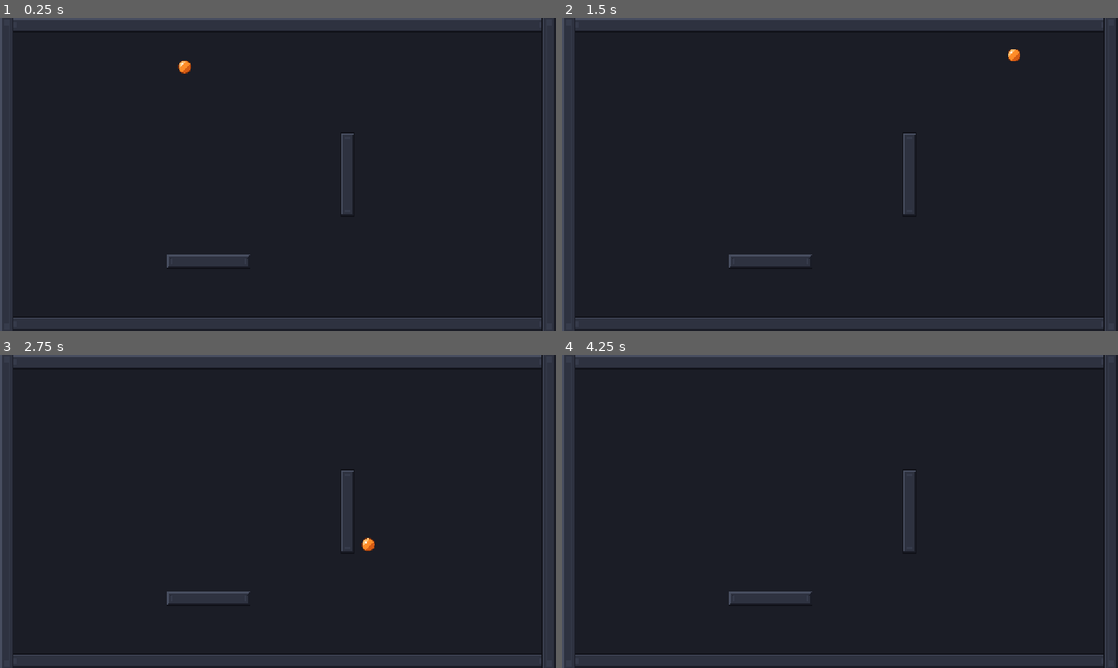
Above: before the commit, frames 1-4 (two rows, left to right).
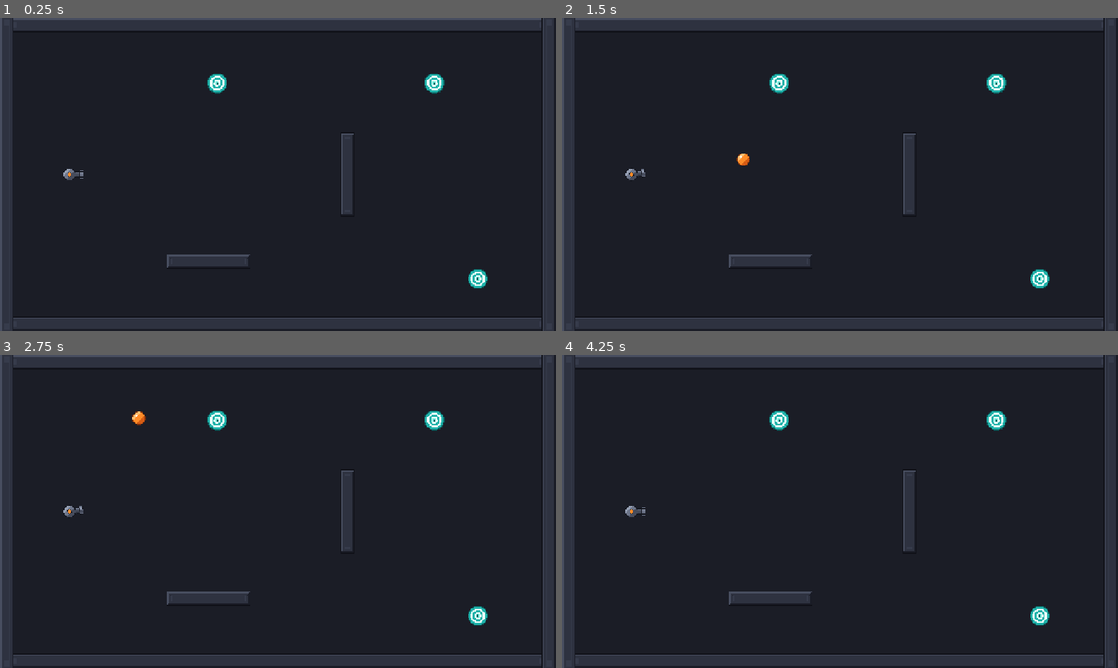
Above: after the commit, the same moments.

Repository: Manan-649/Sigma-Rebounders
Game: Godot game, scene res://scenes/test/test_level.tscn
Two runs of this game, one before a commit and one after it. Both use one fixed random seed, a clock stepped at 60 frames per second and the inputs below.
Inputs (mouse positions are in pixels of both pictures, inside the frame that each line leads up to):
- Up to frame 1 (0.25 s): no input
- Up to frame 2 (1.5 s): move the mouse to (962, 158) at 0.52 s; press the mouse at (962, 158) at 0.53 s; move the mouse to (728, 190) at 1.27 s; release the mouse at (728, 190) at 1.28 s; click (728, 190) at 1.35 s
- Up to frame 3 (2.75 s): move the mouse to (333, 442) at 2.02 s; press the mouse at (333, 442) at 2.03 s
- Up to frame 4 (4.25 s): move the mouse to (812, 574) at 2.77 s; release the mouse at (812, 574) at 2.78 s; click (812, 574) at 2.85 s; move the mouse to (1006, 558) at 3.52 s; press the mouse at (1006, 558) at 3.53 s; tap R (restart) at 4.15 s

The runs differ from the first frame. In frame 1, 0.7% of the frame differs, in the area x 11-88%, y 13-87%; in frame 2, 0.8%; in frame 3, 0.8%, in the area x 11-88%, y 17-87%; in frame 4, 0.6%.

Commit message:
Add targets, level logic, launcher; fix file names

Diff:
--- /dev/null
+++ b/scenes/game/launcher.tscn
@@ -0,0 +1,13 @@
+[gd_scene format=3 uid="uid://jf1qd0pdu7dp"]
+
+[ext_resource type="Script" uid="uid://cxbbxxidsjryh" path="res://scripts/launcher.gd" id="1_qu1u3"]
+[ext_resource type="Texture2D" uid="uid://bocityxu70dpo" path="res://sprites/launcher.png" id="1_rtl3l"]
+
+[node name="Launcher" type="Node2D" unique_id=694937241]
+script = ExtResource("1_qu1u3")
+
+[node name="Sprite2D" type="Sprite2D" parent="." unique_id=361765609]
+texture = ExtResource("1_rtl3l")
+
+[node name="AimLine" type="Line2D" parent="." unique_id=1724369409]
+width = 3.0
--- /dev/null
+++ b/scenes/game/target.tscn
@@ -0,0 +1,16 @@
+[gd_scene format=3 uid="uid://bdjvrpbuxhce0"]
+
+[ext_resource type="Script" uid="uid://drbd6yogoo7kb" path="res://scripts/target.gd" id="1_5os5n"]
+[ext_resource type="Texture2D" uid="uid://d4esmeu86rq5f" path="res://sprites/target.png" id="1_6tvmo"]
+
+[sub_resource type="CircleShape2D" id="CircleShape2D_fmbk3"]
+radius = 22.0
+
+[node name="Target" type="Area2D" unique_id=1211866163]
+script = ExtResource("1_5os5n")
+
+[node name="Sprite2D" type="Sprite2D" parent="." unique_id=344781329]
+texture = ExtResource("1_6tvmo")
+
+[node name="CollisionShape2D" type="CollisionShape2D" parent="." unique_id=1900113522]
+shape = SubResource("CircleShape2D_fmbk3")
--- a/scenes/test/test_level.tscn
+++ b/scenes/test/test_level.tscn
@@ -1,9 +1,13 @@
 [gd_scene format=3 uid="uid://c2dm7sx8rtkvx"]
 
 [ext_resource type="PackedScene" uid="uid://hujyldpq2w63" path="res://scenes/game/wall.tscn" id="1_euepx"]
+[ext_resource type="Script" uid="uid://clgmyfa1ij45o" path="res://scripts/levels.gd" id="1_rnfgp"]
 [ext_resource type="PackedScene" uid="uid://df1l6nk8pw6bn" path="res://scenes/game/ball.tscn" id="2_spoc0"]
+[ext_resource type="PackedScene" uid="uid://jf1qd0pdu7dp" path="res://scenes/game/launcher.tscn" id="3_fn47k"]
+[ext_resource type="PackedScene" uid="uid://bdjvrpbuxhce0" path="res://scenes/game/target.tscn" id="5_mr7is"]
 
 [node name="TestLevel" type="Node2D" unique_id=257944419]
+script = ExtResource("1_rnfgp")
 
 [node name="Camera2D" type="Camera2D" parent="." unique_id=535047173]
 position = Vector2(640, 360)
@@ -36,5 +40,15 @@
 
 [node name="Ball" parent="." unique_id=759472563 instance=ExtResource("2_spoc0")]
 position = Vector2(300, 200)
-test_launch = Vector2(500, -350)
-test_bounces = 6
+
+[node name="Launcher" parent="." unique_id=694937241 instance=ExtResource("3_fn47k")]
+position = Vector2(160, 360)
+
+[node name="Target" parent="." unique_id=1211866163 instance=ExtResource("5_mr7is")]
+position = Vector2(500, 150)
+
+[node name="Target2" parent="." unique_id=1799764303 instance=ExtResource("5_mr7is")]
+position = Vector2(1000, 150)
+
+[node name="Target3" parent="." unique_id=1065060425 instance=ExtResource("5_mr7is")]
+position = Vector2(1100, 600)
--- a/scripts/ball.gd
+++ b/scripts/ball.gd
@@ -1,31 +1,24 @@
 class_name Ball
 extends CharacterBody2D
+
 signal bounced(wall: Node, point: Vector2, bounces_left: int)
 signal died
 
 @export var bouncy_boost := 1.25
 @export var max_speed := 1600.0
 
-@export var test_launch := Vector2.ZERO
-@export var test_bounces := 5
-
 var bounces_left := 0
 var active := false
-
 
 const SAFE_AREA := Rect2(-100, -100, 1480, 920)
 
 
 func _ready() -> void:
-
 	collision_layer = 0
 	collision_mask = 0
 	set_collision_layer_value(Game.LAYER_BALL, true)
 	set_collision_mask_value(Game.LAYER_WALLS, true)
-
-	if test_launch != Vector2.ZERO:
-		launch(global_position, test_launch, test_bounces)
-
+	hide()
 
 
 func launch(from: Vector2, vel: Vector2, max_bounces: int) -> void:
@@ -40,11 +33,9 @@
 	if not active:
 		return
 
-
 	var hit := move_and_collide(velocity * delta)
 
 	if not SAFE_AREA.has_point(global_position):
-		print("Left the screen at ", global_position)
 		die()
 		return
 	if hit == null:
@@ -52,23 +43,22 @@
 
 	var wall := hit.get_collider()
 
-
 	var type := Wall.Type.NORMAL
 	if wall is Wall:
 		type = wall.type
 
-	print("Hit ", wall.name, " | type ", type, " | bounces left ", bounces_left)  # debug
+	print("HIT: ", wall.name, " | is Wall: ", wall is Wall, " | type: ", Wall.Type.keys()[type])
+
 	if type == Wall.Type.STICKY or bounces_left <= 0:
 		die()
 		return
-
 
 	velocity = velocity.bounce(hit.get_normal())
 	if type == Wall.Type.BOUNCY:
 		velocity = (velocity * bouncy_boost).limit_length(max_speed)
 
 	bounces_left -= 1
-	print("Bounce! Left: ", bounces_left)  # we gotta remove later
+	print("Bounce! Left: ", bounces_left)
 	bounced.emit(wall, hit.get_position(), bounces_left)
 
 
@@ -78,5 +68,5 @@
 	active = false
 	velocity = Vector2.ZERO
 	hide()
-	print("Ball died")  # debug, we gotta remove it later
+	print("Ball died")
 	died.emit()
--- /dev/null
+++ b/scripts/launcher.gd
@@ -0,0 +1,109 @@
+class_name Launcher
+extends Node2D
+
+signal shot_fired(shots: int)
+signal ball_lost
+
+const BALL_SCENE := preload("res://scenes/game/ball.tscn")
+const BALL_RADIUS := 15.0
+const MUZZLE := 40.0
+const PREVIEW_RANGE := 3000.0
+
+@export var max_bounces := 5
+@export var min_speed := 400.0
+@export var max_speed := 1100.0
+@export var max_drag := 200.0
+@export var min_drag := 20.0
+@export var bounce_preview := 120.0
+
+@onready var sprite: Sprite2D = $Sprite2D
+@onready var aim_line: Line2D = $AimLine
+
+var ball: Ball
+var aiming := false
+var drag_start := Vector2.ZERO
+var shots := 0
+var _circle := CircleShape2D.new()
+
+
+func _ready() -> void:
+	_circle.radius = BALL_RADIUS
+	ball = BALL_SCENE.instantiate()
+	ball.top_level = true
+	add_child(ball)
+	ball.hide()
+	ball.died.connect(_on_ball_died)
+	aim_line.top_level = true
+
+
+func _unhandled_input(event: InputEvent) -> void:
+	if ball.active:
+		return
+
+	if event.is_action_pressed("launch"):
+		aiming = true
+		drag_start = get_global_mouse_position()
+		get_viewport().set_input_as_handled()
+
+	elif event.is_action_released("launch") and aiming:
+		aiming = false
+		aim_line.clear_points()
+		var drag := drag_start - get_global_mouse_position()
+		if drag.length() >= min_drag:
+			_fire(drag)
+		get_viewport().set_input_as_handled()
+
+
+func _process(_delta: float) -> void:
+	if not aiming:
+		return
+	var drag := drag_start - get_global_mouse_position()
+	if drag.length() < min_drag:
+		aim_line.clear_points()
+		return
+	var dir := drag.normalized()
+	sprite.rotation = dir.angle()
+	_update_preview(dir)
+
+
+func _fire(drag: Vector2) -> void:
+	var power := clampf(drag.length() / max_drag, 0.0, 1.0)
+	var speed := lerpf(min_speed, max_speed, power)
+	var dir := drag.normalized()
+	ball.launch(global_position + dir * MUZZLE, dir * speed, max_bounces)
+	shots += 1
+	shot_fired.emit(shots)
+
+
+func _update_preview(dir: Vector2) -> void:
+	var start := global_position + dir * MUZZLE
+	var space := get_world_2d().direct_space_state
+
+	var query := PhysicsShapeQueryParameters2D.new()
+	query.shape = _circle
+	query.transform = Transform2D(0.0, start)
+	query.motion = dir * PREVIEW_RANGE
+	query.collision_mask = 1 << (Game.LAYER_WALLS - 1)
+
+	var result := space.cast_motion(query)
+	var hit_pos := start + query.motion * result[0]
+
+	aim_line.clear_points()
+	aim_line.add_point(start)
+	aim_line.add_point(hit_pos)
+
+	if result[1] >= 1.0:
+		return
+
+	query.transform = Transform2D(0.0, start + query.motion * result[1])
+	query.motion = Vector2.ZERO
+	var info := space.get_rest_info(query)
+	if info.is_empty():
+		return
+
+	var bounce_dir := dir.bounce(info["normal"])
+	aim_line.add_point(hit_pos + bounce_dir * bounce_preview)
+
+
+func _on_ball_died() -> void:
+	ball_lost.emit()
--- /dev/null
+++ b/scripts/levels.gd
@@ -0,0 +1,60 @@
+class_name Level
+extends Node2D
+
+signal won(shots: int, stars: int)
+signal attempt_failed(targets_left: int)
+
+@export_range(3, 6) var max_bounces := 4
+@export var shots_for_3_stars := 1
+@export var shots_for_2_stars := 2
+
+@onready var launcher: Launcher = $Launcher
+
+var targets_left := 0
+var has_won := false
+
+
+func _ready() -> void:
+	launcher.max_bounces = max_bounces
+	launcher.ball_lost.connect(_on_ball_lost)
+
+	for t in get_tree().get_nodes_in_group("targets"):
+		targets_left += 1
+		t.hit.connect(_on_target_hit)
+
+	print("Level ready: ", targets_left, " targets, ", max_bounces, " bounces")
+
+
+func _unhandled_input(event: InputEvent) -> void:
+	if event.is_action_pressed("restart"):
+		Game.restart_level()
+
+
+func _on_target_hit(_target: Target) -> void:
+	targets_left -= 1
+	print("Target hit! Left: ", targets_left)
+	if targets_left == 0:
+		_win()
+
+
+func _on_ball_lost() -> void:
+	if has_won:
+		return
+	print("Bounce back! Targets left: ", targets_left)
+	attempt_failed.emit(targets_left)
+
+
+func _win() -> void:
+	has_won = true
+	launcher.set_process_unhandled_input(false)
+	launcher.ball.die()
+
+	var shots := launcher.shots
+	var stars := 1
+	if shots <= shots_for_3_stars:
+		stars = 3
+	elif shots <= shots_for_2_stars:
+		stars = 2
+
+	print("WIN! Shots: ", shots, "  Stars: ", stars)
+	won.emit(shots, stars)
--- /dev/null
+++ b/scripts/target.gd
@@ -0,0 +1,39 @@
+class_name Target
+extends Area2D
+
+signal hit(target: Target)
+
+const HIT_EFFECT := "res://scenes/effects/target_hit.tscn"
+
+var is_hit := false
+
+
+func _ready() -> void:
+	add_to_group("targets")
+	collision_layer = 0
+	collision_mask = 0
+	set_collision_layer_value(Game.LAYER_TARGETS, true)
+	set_collision_mask_value(Game.LAYER_BALL, true)
+	body_entered.connect(_on_body_entered)
+
+
+func _on_body_entered(body: Node2D) -> void:
+	if is_hit or not body is Ball:
+		return
+	is_hit = true
+	set_deferred("monitoring", false)
+	_spawn_effect()
+	hit.emit(self)
+
+	var tween := create_tween().set_parallel()
+	tween.tween_property(self, "scale", Vector2(1.5, 1.5), 0.2)
+	tween.tween_property(self, "modulate:a", 0.0, 0.2)
+	tween.chain().tween_callback(hide)
+
+
+func _spawn_effect() -> void:
+	if not ResourceLoader.exists(HIT_EFFECT):
+		return
+	var fx: Node2D = load(HIT_EFFECT).instantiate()
+	fx.global_position = global_position
+	get_parent().add_child(fx)
Not shown, added: Sprites/bg_main.png.png.import
Not shown, added: Sprites/wall_bouncy.png.import
Not shown, added: Sprites/wall_moving.png.import
Not shown, added: Sprites/wall_sticky.png.import
Not shown, added: backgrounds/bg_main.png.import
Not shown, added: backgrounds/wall_bouncy.png.import
Not shown, added: backgrounds/wall_moving.png.import
Not shown, added: backgrounds/wall_sticky.png.import
Not shown, added: scripts/launcher.gd.uid
Not shown, added: scripts/levels.gd.uid
Not shown, added: scripts/target.gd.uid
Not shown, added: ui/star_empty.png.png.import
(and 1 more such lines)
